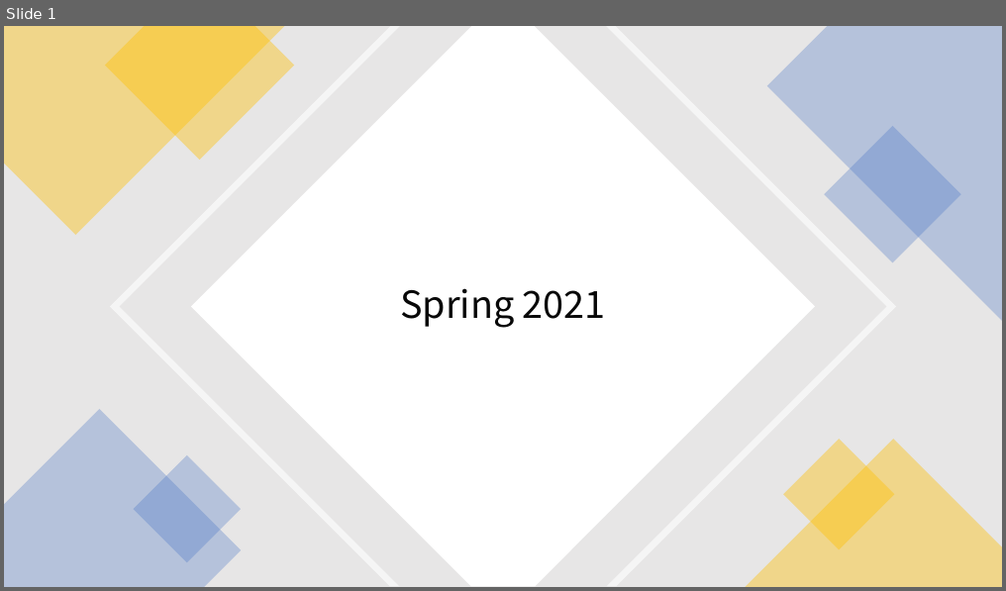
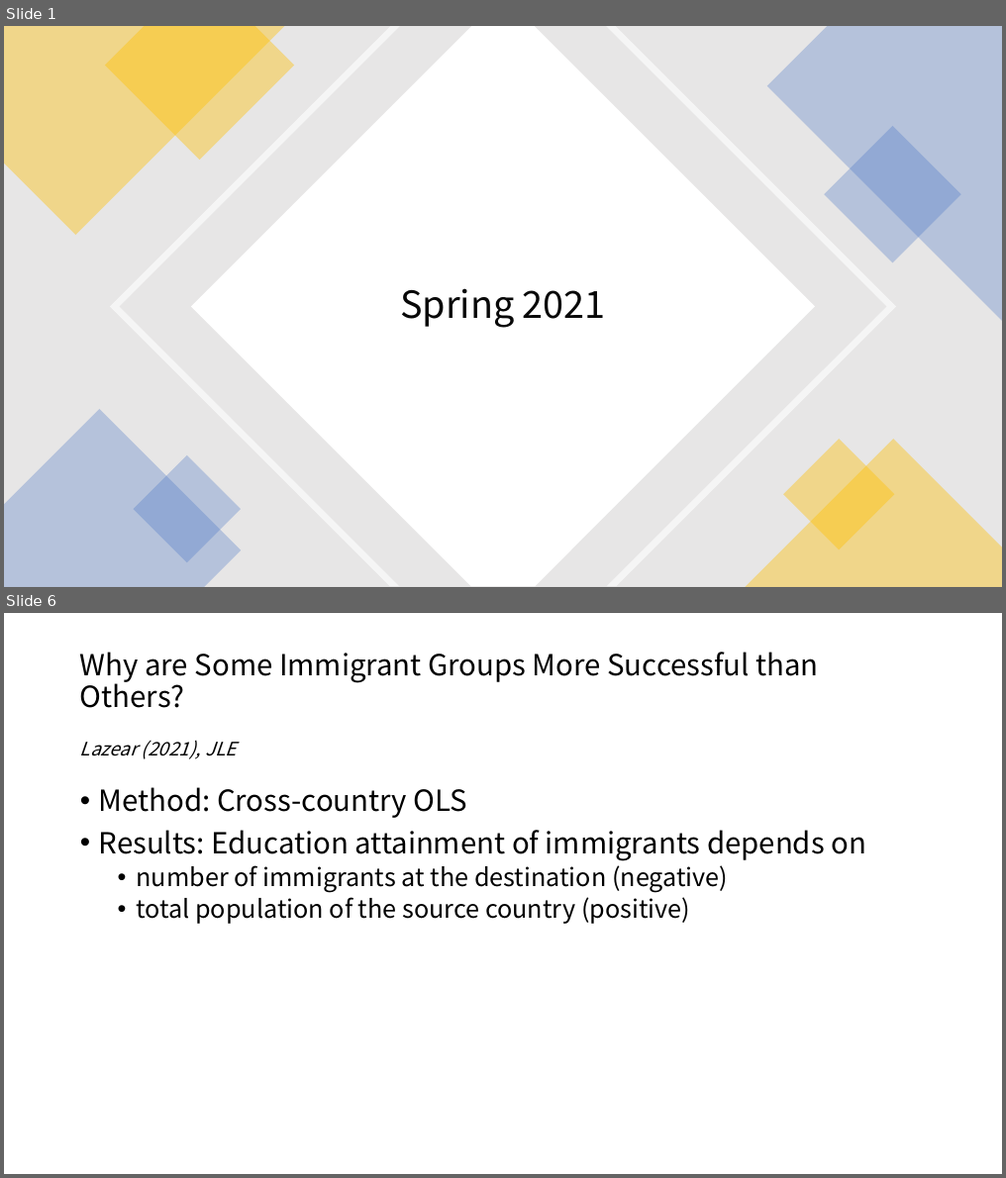
Before and after one commit to s-saisw/readingSummary, a slide deck: summary-spring2021.pptx. Shown one above the other, each under a label of ours: slide 1 before the commit, slides 1 and 6 after it; the slides between them are not shown. The pictures are 1006x591 and 1006x1178 pixels, drawn with LibreOffice and Linux fonts; fonts in the diff are those of the drawing. Boxes give left, top, right and bottom in pixels: in the first picture for what was removed or moved away, otherwise in the second. Text is boxed around its words. In the diff, an @@ line names an element or a change of style, - is before the commit and + after.

```diff
--- a/summary-spring2021.pptx
+++ b/summary-spring2021.pptx
@@ slide 6 added at <box>4,613,1002,1174</box>, background #FFFFFF @@
@@ title added at <box>80,652,818,708</box>, 28 pt, text #000000 @@
+Why are Some Immigrant Groups More Successful than Others?
@@ text added at <box>80,740,236,760</box>, 18 pt, text #000000, italic @@
+Lazear (2021), JLE
@@ text added at <box>99,787,867,924</box>, 24 pt, text #000000 @@
+• Method: Cross-country OLS
+• Results: Education attainment of immigrants depends on
+  • number of immigrants at the destination (negative)
+  • total population of the source country (positive)
```
Also in this commit, not shown: 3 slides changed, 2 other slides added, 1 other file.
